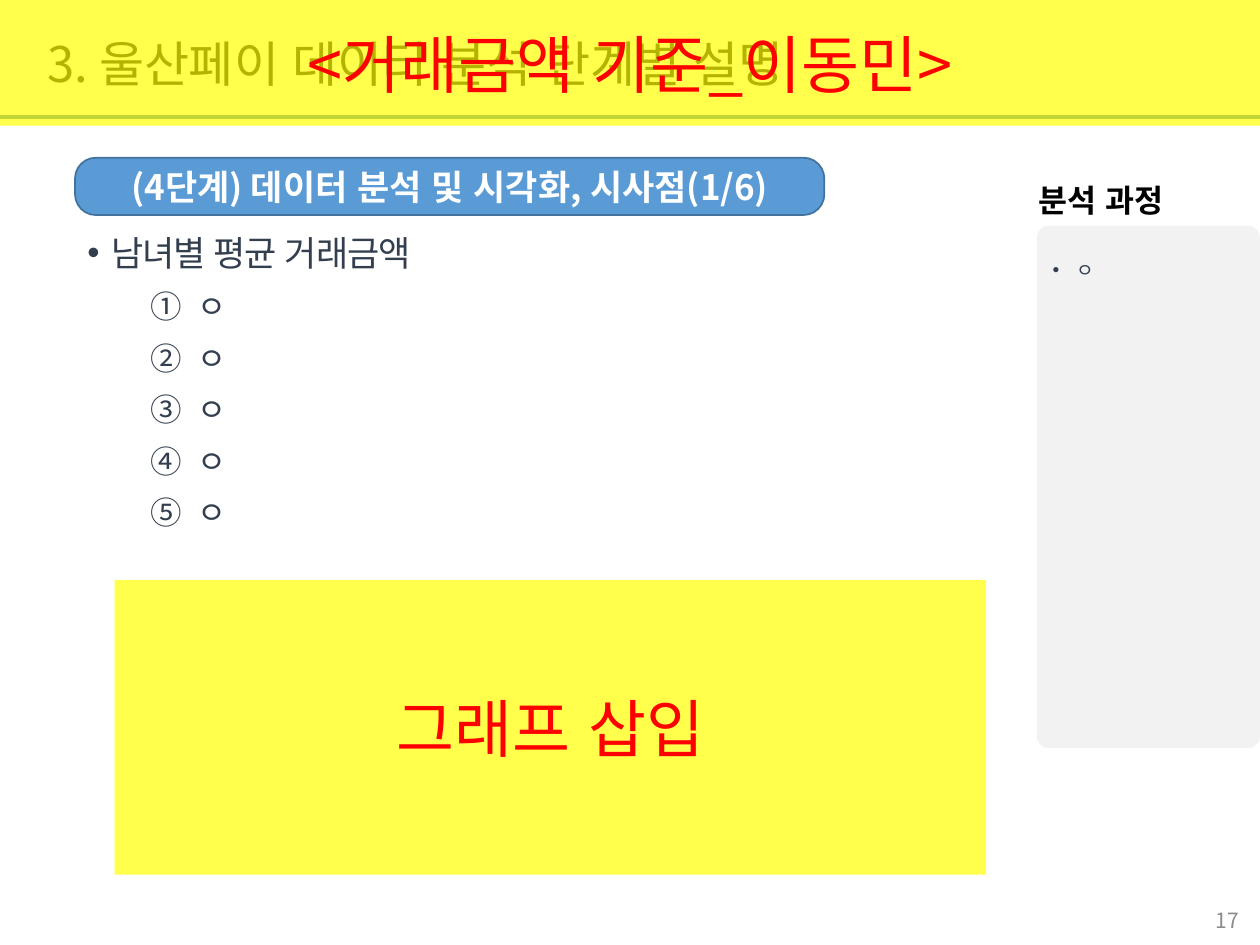
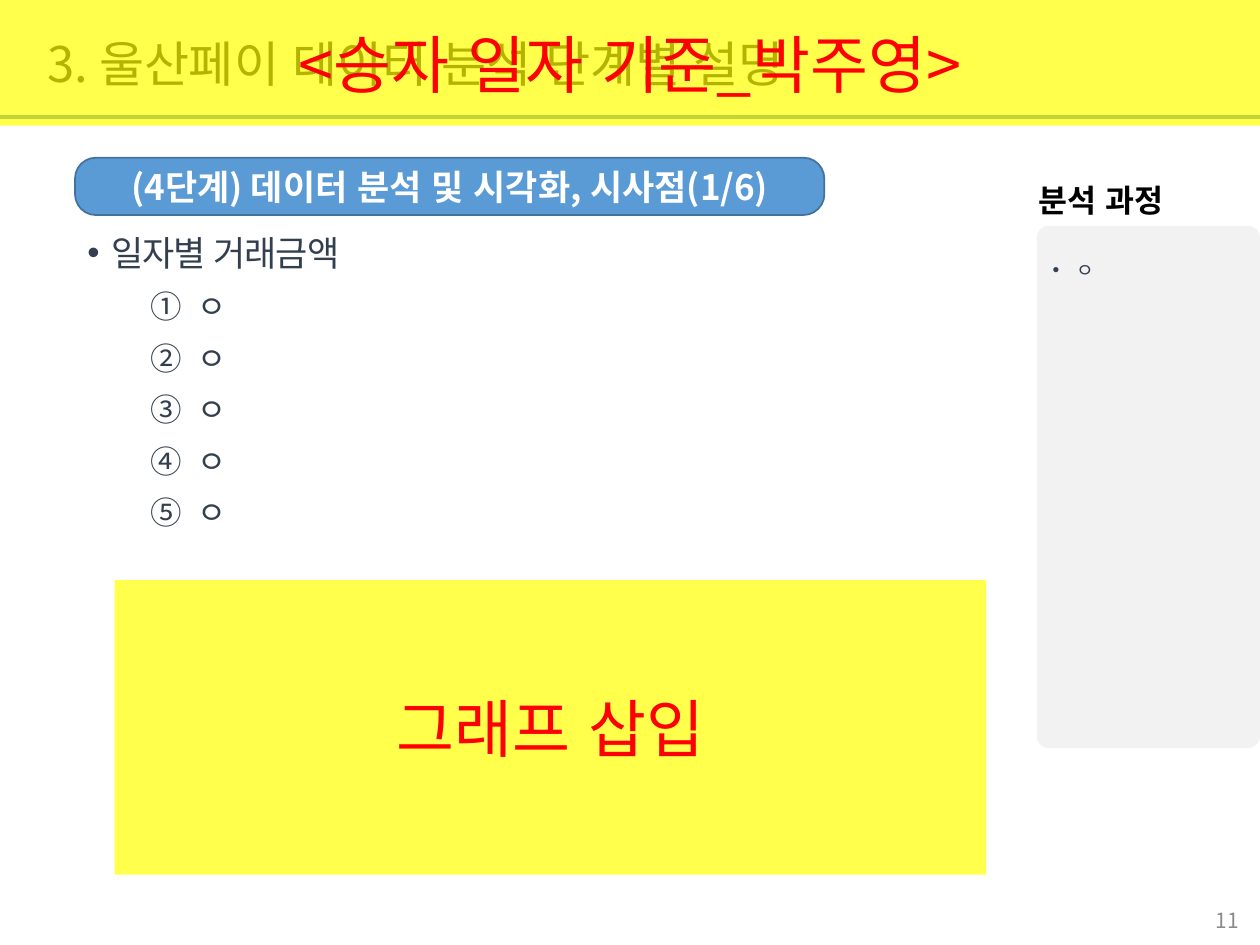
Before and after one commit to jamesjhk/Project_B, a slide deck: slide 11 of 빅데이터 기반 울산페이 사용 분석 보고서_ProjectB.pptx (slide 17 before the commit). Drawn at 1260x945 pixels with LibreOffice and Linux fonts; fonts in the diff are those of the drawing. Boxes give left, top, right and bottom in pixels: in the first picture for what was removed or moved away, otherwise in the second. Text is boxed around its words. In the diff, an @@ line names an element or a change of style, - is before the commit and + after.

```diff
--- a/빅데이터 기반 울산페이 사용 분석 보고서_ProjectB.pptx
+++ b/빅데이터 기반 울산페이 사용 분석 보고서_ProjectB.pptx
@@ text in rectangle at [299,36,961,97]: text changed @@
-<거래금액 기준_이동민>
+<승자 일자 기준_박주영>
@@ text at [111,237,340,269]: text changed @@
-• 남녀별 평균 거래금액
+• 일자별 거래금액
@@ page number at [1216,912,1239,928]: text changed @@
-17
+11
```
Also in this commit, not shown: 5 other slides changed.
